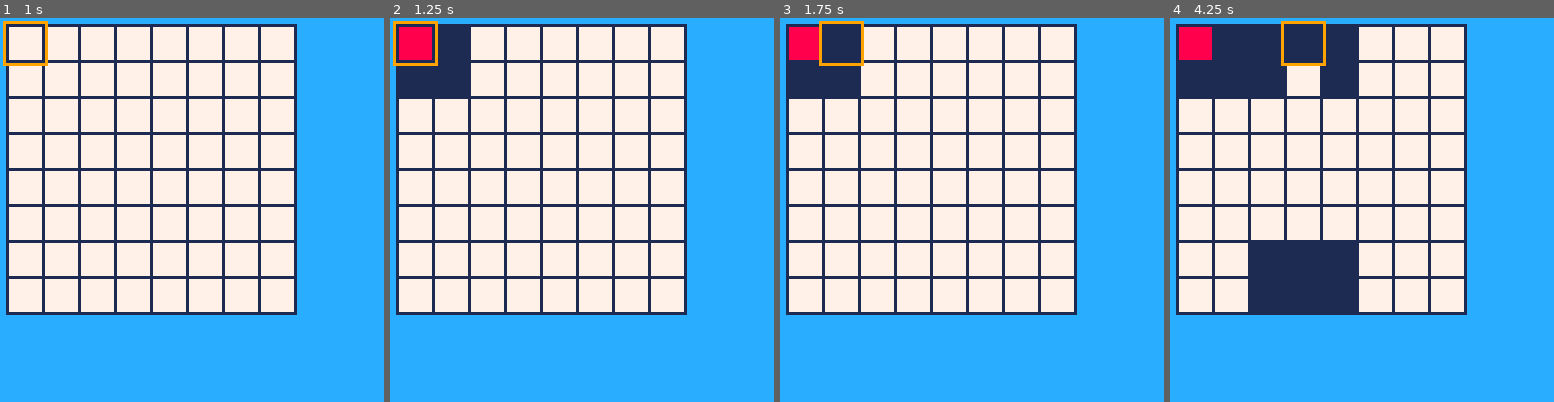
Above: before the commit, frames 1-4 (left to right).
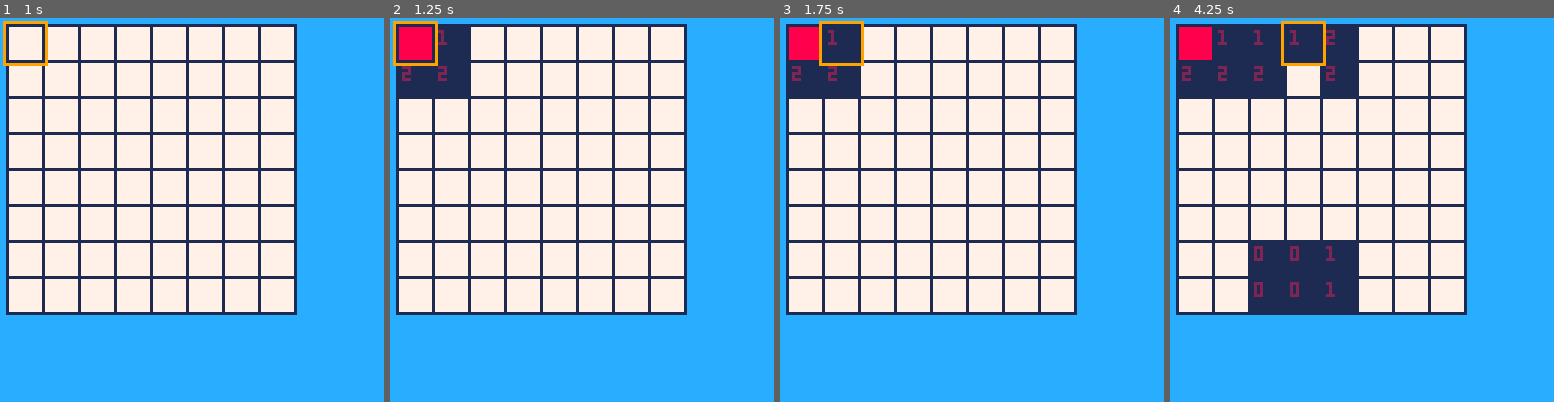
Above: after the commit, the same moments.

Repository: TheSailor1/PICO-8
Game: PICO-8 cartridge gem/gem.p8
Same seed, same stepped clock (60 frames per second), same inputs: the game is played once before the commit and once after it.
Inputs:
- Up to frame 1 (1 s): tap X (X key) at 0.33 s; tap O (Z key) at 0.7 s
- Up to frame 2 (1.25 s): tap X (X key) at 1.07 s
- Up to frame 3 (1.75 s): hold Right from 1.6 s (still down); tap O (Z key) at 1.7 s
- Up to frame 4 (4.25 s): tap X (X key) at 1.85, 2.97, 4.08 s; release Right at 2.1 s; tap O (Z key) every 0.4 s from 2.1 to 4.1 s; hold Up 2.15-2.42 s; hold Right 2.47-3.03 s; hold Left 3.08-3.58 s; hold Down 3.63-3.97 s; hold Right from 4.02 s (still down)

Frame 1 is identical in both runs. In frame 2, 0.2% of the frame differs, in the area x 3-15%, y 3-17%; in frame 3, 0.2%; in frame 4, 0.9%, in the area x 3-43%, y 3-73%.

Commit message:
mine warning counters working

Diff:
--- a/gem/gem.p8
+++ b/gem/gem.p8
@@ -112,12 +112,18 @@
 			t.id_y+size+2,
 			c)
 
+
 		rect(
 			2+t.id_x,
 			2+t.id_y,
 			t.id_x+size+2,
 			t.id_y+size+2,
 			1)
+
+			if t.revealed and
+			not t.hasmine then
+				print(t.warn,4+t.id_x,4+t.id_y,2)
+			end
 
 	end--for
 end--drw_board()
@@ -163,6 +169,9 @@
 	if not tiles[u].revealed and
 	not tiles[u].hasmine then
 		tiles[u].revealed=true
+		checkaround2(u)
+	elseif tiles[u].hasmine then
+		tiles[_t].warn+=1
 	end
 
 	--below _t
@@ -174,6 +183,9 @@
 	if not tiles[d].revealed and
 	not tiles[d].hasmine then
 		tiles[d].revealed=true
+		checkaround2(d)
+	elseif tiles[d].hasmine then
+		tiles[_t].warn+=1
 	end
 
 	--left of _t
@@ -185,6 +197,9 @@
 	if not tiles[l].revealed and
 	not tiles[l].hasmine then
 		tiles[l].revealed=true
+		checkaround2(l)
+	elseif tiles[l].hasmine then
+		tiles[_t].warn+=1
 	end
 
 	--right of _t
@@ -196,6 +211,9 @@
 	if not tiles[r].revealed and
 	not tiles[r].hasmine then
 		tiles[r].revealed=true
+		checkaround2(r)
+	elseif tiles[r].hasmine then
+		tiles[_t].warn+=1
 	end
 
 
@@ -209,6 +227,9 @@
 	if not tiles[tl].revealed and
 	not tiles[tl].hasmine then
 		tiles[tl].revealed=true
+		checkaround2(tl)
+	elseif tiles[tl].hasmine then
+		tiles[_t].warn+=1
 	end
 
 	--topright of _t
@@ -221,6 +242,9 @@
 	if not tiles[tr].revealed and
 	not tiles[tr].hasmine then
 		tiles[tr].revealed=true
+		checkaround2(tr)
+	elseif tiles[tr].hasmine then
+		tiles[_t].warn+=1
 	end
 
 	--btmleft of _t
@@ -233,6 +257,9 @@
 	if not tiles[bl].revealed and
 	not tiles[bl].hasmine then
 		tiles[bl].revealed=true
+		checkaround2(bl)
+	elseif tiles[bl].hasmine then
+		tiles[_t].warn+=1
 	end
 
 	--btmright of _t
@@ -245,8 +272,101 @@
 	if not tiles[br].revealed and
 	not tiles[br].hasmine then
 		tiles[br].revealed=true
+		checkaround2(br)
+	elseif tiles[br].hasmine then
+		tiles[_t].warn+=1
 	end
 end--checkaround()
+
+function checkaround2(_t)
+	local u,d,l,r,tl,tr,bl,br
+
+	--above _t
+	if tiles[_t].id_y~=0 then
+		u=_t-1
+	else
+		u=_t
+	end
+	if tiles[u].hasmine then
+		tiles[_t].warn+=1
+	end
+
+	--below _t
+	if tiles[_t].id_y~=84 then
+		d=_t+1
+	else
+		d=_t
+	end
+	if tiles[d].hasmine then
+		tiles[_t].warn+=1
+	end
+
+	--left of _t
+	if tiles[_t].id_x~=0 then
+		l=_t-8
+	else
+		l=_t
+	end
+	if tiles[l].hasmine then
+		tiles[_t].warn+=1
+	end
+
+	--right of _t
+	if tiles[_t].id_x~=84 then
+		r=_t+8
+	else
+		r=_t
+	end
+	if tiles[r].hasmine then
+		tiles[_t].warn+=1
+	end
+
+
+	--topleft of _t
+	if tiles[_t].id_y~=0 and
+	tiles[_t].id_x~=0 then
+		tl=_t-9
+	else
+		tl=_t
+	end
+	if tiles[tl].hasmine then
+		tiles[_t].warn+=1
+	end
+
+	--topright of _t
+	if tiles[_t].id_y~=0 and
+	tiles[_t].id_x~=84 then
+		tr=_t+7
+	else
+		tr=_t
+	end
+	if tiles[tr].hasmine then
+		tiles[_t].warn+=1
+	end
+
+	--btmleft of _t
+	if tiles[_t].id_y~=84 and
+	tiles[_t].id_x~=0 then
+		bl=_t-7
+	else
+		bl=_t
+	end
+	if tiles[bl].hasmine then
+		tiles[_t].warn+=1
+	end
+
+	--btmright of _t
+	if tiles[_t].id_y~=84 and
+	tiles[_t].id_x~=84 then
+		br=_t+9
+	else
+		br=_t
+	end
+	if tiles[br].hasmine then
+		tiles[_t].warn+=1
+	end
+end--checkaround2()
+
 
 function movecursor()
 	if btnp(➡️) then
